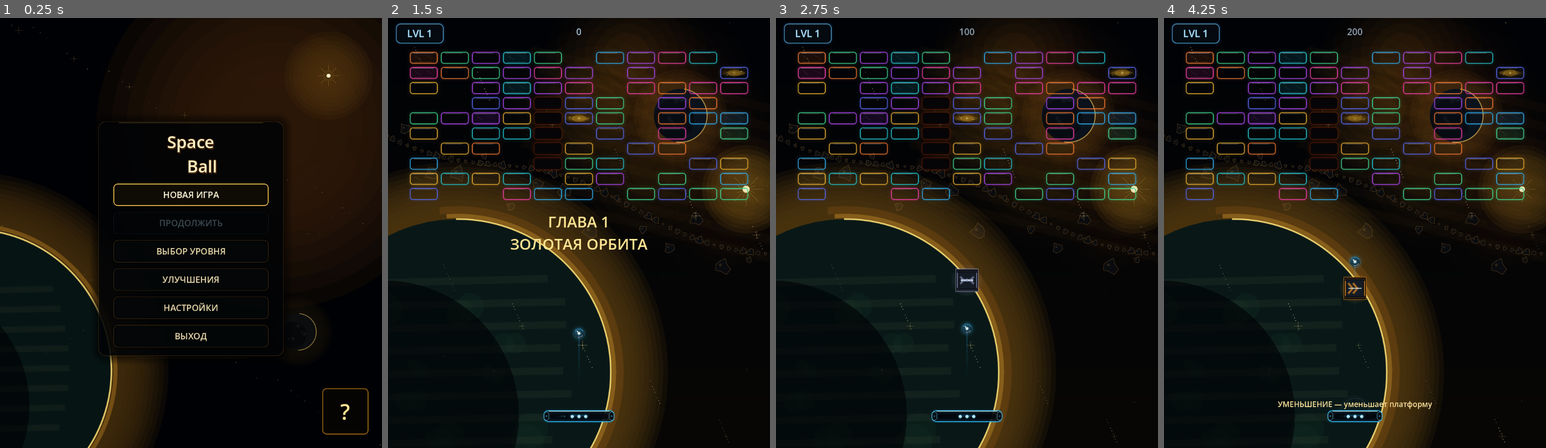
Above: before the commit, frames 1-4 (left to right).
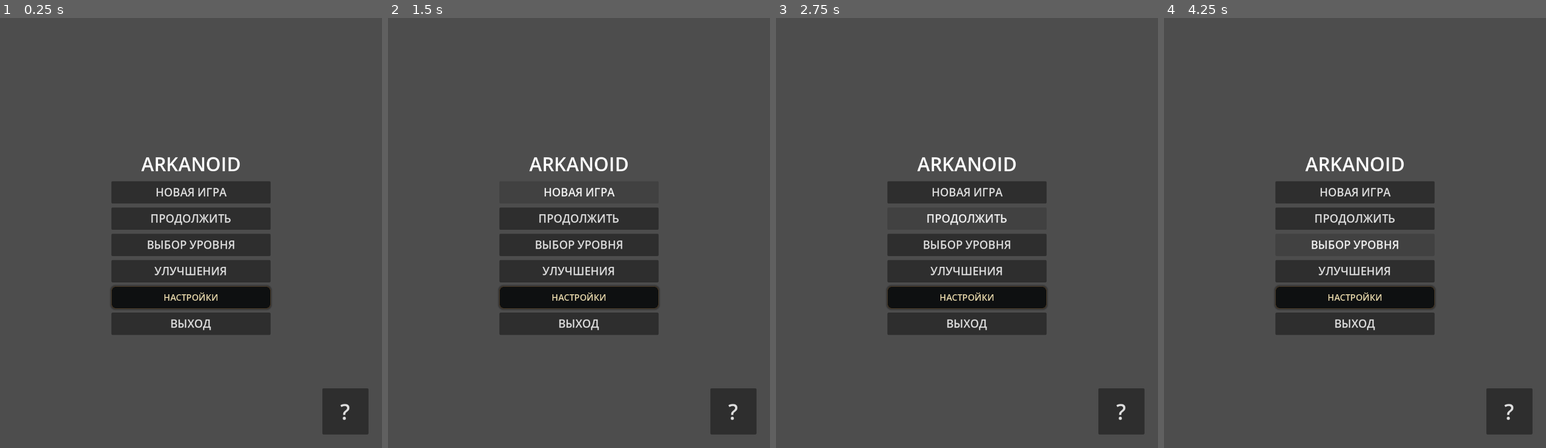
Above: after the commit, the same moments.

Repository: Ardarik421/arkanoid
Game: Godot game, scene res://scenes/main_menu.tscn
Two runs of this game, one before a commit and one after it. Both use one fixed random seed, a clock stepped at 60 frames per second and the inputs below.
Inputs (mouse positions are in pixels of both pictures, inside the frame that each line leads up to):
- Up to frame 1 (0.25 s): no input
- Up to frame 2 (1.5 s): click "НОВАЯ ИГРА" at 0.5 s; click (579, 194) at 1.25 s, where only the run after the commit has a clickable "НОВАЯ ИГРА"
- Up to frame 3 (2.75 s): click (967, 220) at 2 s, where only the run after the commit has a clickable "ПРОДОЛЖИТЬ"
- Up to frame 4 (4.25 s): tap Enter at 2.75 s; move the mouse to (1439, 211) at 2.77 s; hold D (move_right) 2.78-3.5 s; tap Space (launch_ball) at 2.85 s; click (1439, 211) at 2.92 s; click (1355, 245) at 3.5 s, where only the run after the commit has a clickable "ВЫБОР УРОВНЯ"

The runs differ from the first frame. In frame 1, 98% of the frame differs, in the area x 0-100%, y 0-100%; in frame 2, 98%; in frame 3, 98%; in frame 4, 98%.
Error after the commit: Parse Error: Cannot infer the type of "message" variable because the value doesn't have a set type. (res://scenes/main_menu.gd:204)

Commit message:
Polish new game confirmation dialog

Diff:
--- a/scenes/main_menu.gd
+++ b/scenes/main_menu.gd
@@ -197,11 +197,20 @@
 
 func _setup_confirmation_dialog():
 	var dialog = $NewGameConfirmation
-	dialog.add_theme_font_size_override("font_size", 20)
-	dialog.add_theme_color_override("font_color", Color(1.0, 0.94, 0.76, 1.0))
+	dialog.add_theme_font_size_override("font_size", 23)
+	dialog.add_theme_color_override("font_color", Color(0.94, 0.87, 0.68, 1.0))
 	dialog.add_theme_stylebox_override("panel", _make_dialog_style())
-	_style_button(dialog.get_ok_button())
-	_style_button(dialog.get_cancel_button())
+
+	var message := dialog.get_label()
+	message.horizontal_alignment = HORIZONTAL_ALIGNMENT_CENTER
+	message.vertical_alignment = VERTICAL_ALIGNMENT_CENTER
+	message.add_theme_font_size_override("font_size", 22)
+	message.add_theme_color_override("font_color", Color(0.94, 0.87, 0.68, 1.0))
+
+	for button in [dialog.get_ok_button(), dialog.get_cancel_button()]:
+		_style_button(button)
+		button.custom_minimum_size = Vector2(128.0, 54.0)
+		button.add_theme_font_size_override("font_size", 23)
 
 func _make_dialog_style() -> StyleBoxFlat:
 	var style = StyleBoxFlat.new()
